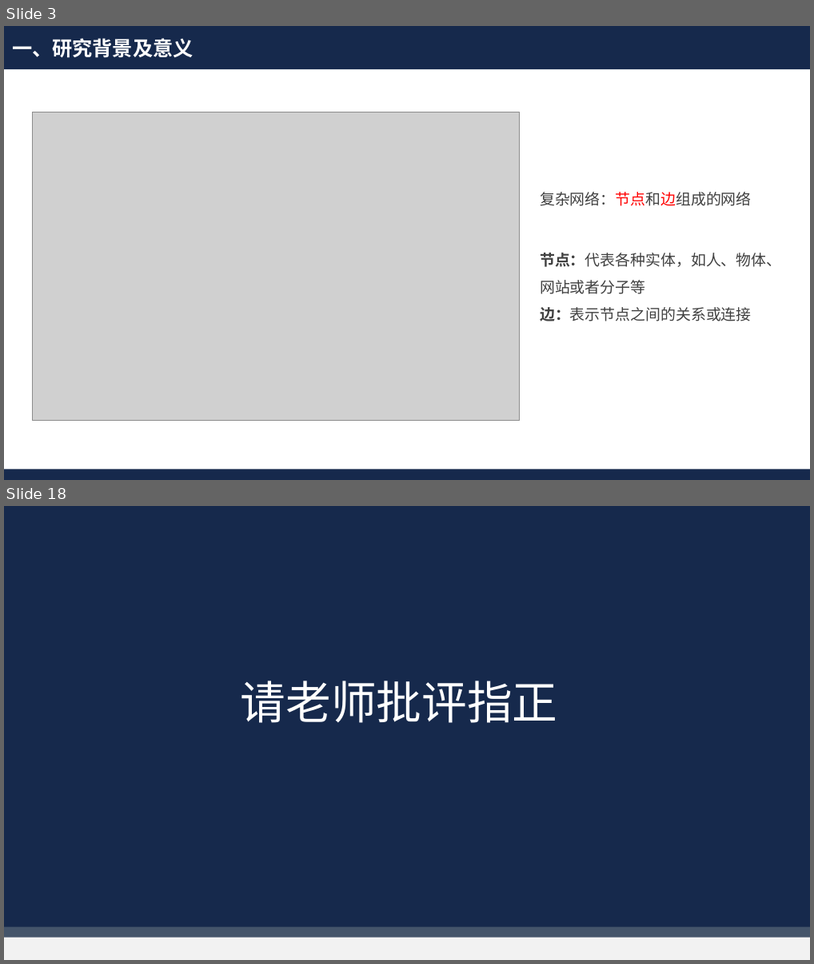
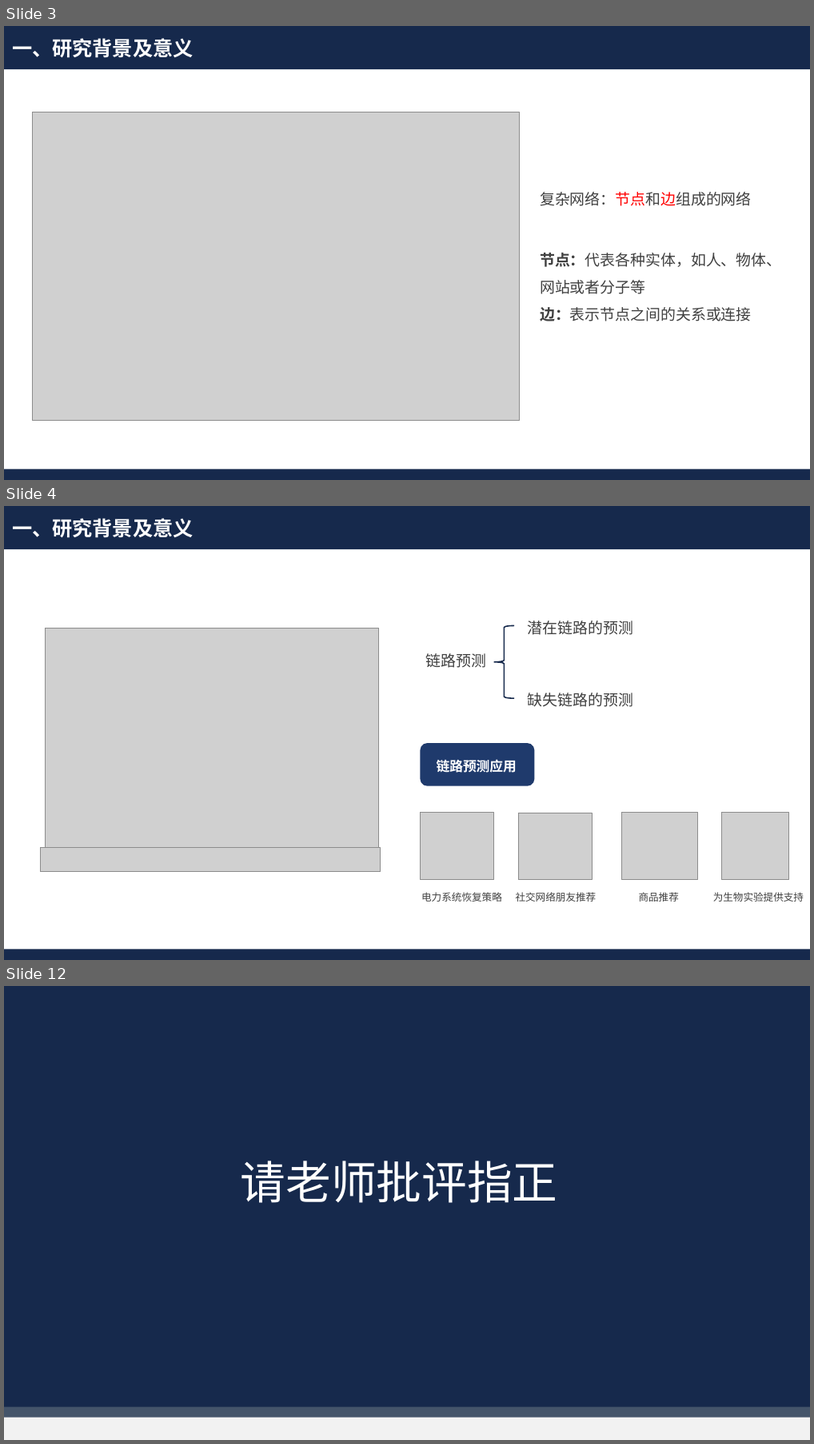
Before and after one commit to Akihi7777/day-day-up, a slide deck: 毕业近在咫尺/开题答辩.pptx. Shown one above the other, each under a label of ours: slides 3 and 18 before the commit, slides 3, 4 and 12 after it; the slides between them are not shown. The pictures are 814x964 and 814x1444 pixels, drawn with LibreOffice and Linux fonts; fonts in the diff are those of the drawing; grey boxes stand for pictures; background and template pictures are left out. Boxes give left, top, right and bottom in pixels: in the first picture for what was removed or moved away, otherwise in the second. Text is boxed around its words. In the diff, an @@ line names an element or a change of style, - is before the commit and + after.

```diff
--- a/毕业近在咫尺/开题答辩.pptx
+++ b/毕业近在咫尺/开题答辩.pptx
@@ slide 4 added at [4, 506, 810, 960], background #FFFFFF; not listed: 2 template elements that a slide beside it also shows @@
@@ text added at [12, 518, 194, 538], 24 pt, text #FFFFFF, bold @@
+一、研究背景及意义
@@ text added at [528, 620, 634, 635], 18 pt, text #404040 @@
+潜在链路的预测
@@ picture added at [45, 628, 380, 847] @@
@@ left brace added at [494, 626, 514, 698], outline #16294C 1.5 pt @@
@@ text added at [426, 653, 487, 668], 18 pt, text #404040 @@
+链路预测
@@ text added at [528, 692, 634, 707], 18 pt, text #404040 @@
+缺失链路的预测
@@ rounded rectangle added at [420, 743, 534, 786], fill #1F3A6C @@
@@ text added at [437, 759, 517, 772], 16 pt, text #FFFFFF, bold @@
+链路预测应用
@@ picture added at [420, 812, 494, 880] @@
@@ picture added at [518, 812, 592, 880] @@
@@ picture added at [622, 812, 698, 880] @@
@@ picture added at [722, 812, 790, 880] @@
@@ picture added at [40, 847, 381, 872] @@
@@ text added at [422, 892, 502, 901], 12 pt, text #404040 @@
+电力系统恢复策略
@@ text added at [516, 892, 597, 901], 12 pt, text #404040 @@
+社交网络朋友推荐
@@ text added at [639, 892, 679, 901], 12 pt, text #404040 @@
+商品推荐
@@ text added at [714, 892, 804, 901], 12 pt, text #404040 @@
+为生物实验提供支持
@@ what was slide 18 is now slide 12 @@
```
Also in this commit, not shown: 7 slides changed, 4 other slides added, 9 slides removed, 1 other file.
